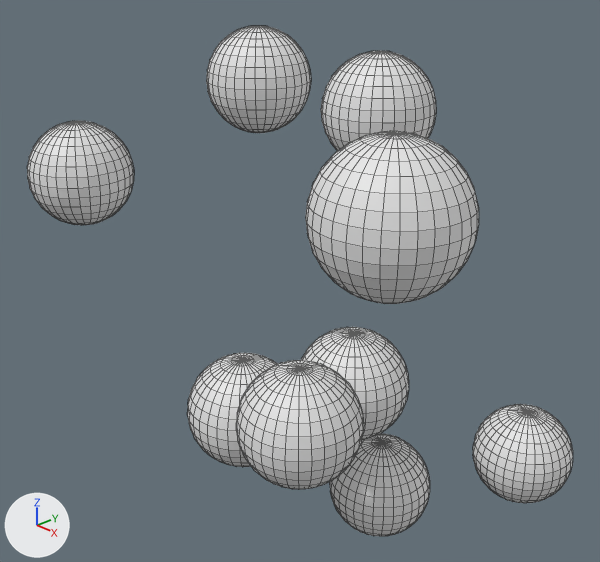
A saved change to the Blender file BlenderVisualizations/dustAnimator.blend.
Both versions are drawn from a 50 mm lens placed at (8.99, -9.04, 6.51), pointed at (-1.44, 0.93, 0.18). Arrows for +X, +Y and +Z are at lower left; the lights stay in place. Mesh edges are drawn as thin lines.

In view in the first picture: 'Mball.0', 'Mball.1', 'Mball.2', 'Mball.3', 'Mball.5', 'Mball.6', 'Mball.7', 'Mball.8', 'Mball.9'.
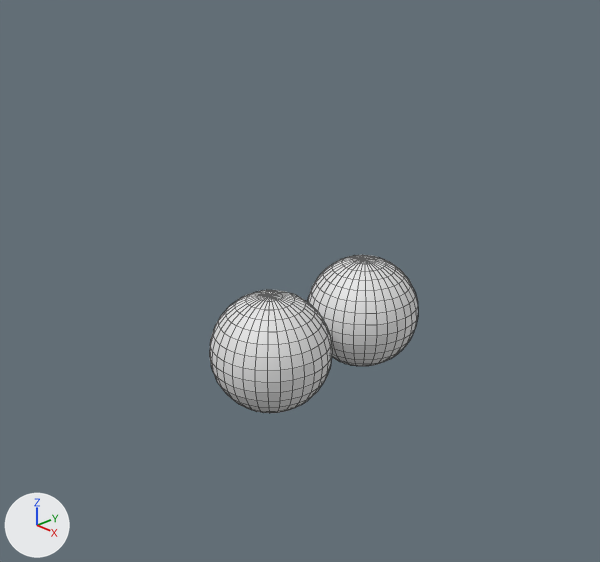
The change, as JSON lines over the scene's bpy script:
```json
{"op": "set", "path": "ob_mball_0.location", "old": "(0.39, 0.46, -1.08)", "new": "(0.0, 1.1, 0.0)"}
{"op": "set", "path": "ob_mball_1.location", "old": "(0.98, -1.39, -0.8)", "new": "(0.0, -1.1, 0.0)"}
{"op": "set", "path": "ob_mball_2.location", "old": "(-0.82, -1.04, -1.51)", "new": "(2.1, 0.98, 0.0)"}
{"op": "add", "block": "ob_mball_2", "code": "ob_mball_2.hide_viewport = True"}
{"op": "set", "path": "ob_mball_3.location", "old": "(-0.55, 1.97, 3.39)", "new": "(2.1, -0.98, 0.0)"}
{"op": "add", "block": "ob_mball_3", "code": "ob_mball_3.hide_viewport = True"}
{"op": "set", "path": "ob_mball_5.location", "old": "(0.23, 1.54, -3.92)", "new": "(2.31, -1.34, 0.32)"}
{"op": "add", "block": "ob_mball_5", "code": "ob_mball_5.hide_viewport = True"}
{"op": "set", "path": "ob_mball_6.location", "old": "(3.09, -1.92, 3.28)", "new": "(4.33, 1.34, -0.32)"}
{"op": "add", "block": "ob_mball_6", "code": "ob_mball_6.hide_viewport = True"}
{"op": "set", "path": "ob_mball_7.location", "old": "(-3.25, 1.56, 3.61)", "new": "(2.85, 0.15, -0.85)"}
{"op": "add", "block": "ob_mball_7", "code": "ob_mball_7.hide_viewport = True"}
{"op": "remove", "block": "ob_mball_8", "code": ["ob_mball_8 = bpy.data.objects.new('Mball.8', me_sphere_002)", "ob_mball_8.location = (-5.2, -1.32, 1.94)"]}
{"op": "remove", "block": "ob_mball_9", "code": ["ob_mball_9 = bpy.data.objects.new('Mball.9', me_sphere_002)", "ob_mball_9.location = (1.81, 4.16, -3.65)"]}
```

Changed parts and their boxes (x1, y1, x2, y2) in the pictures (600 x 562 px):
```json
{"object": "Mball.6", "change": "hidden", "before": [306, 131, 479, 304]}
{"object": "Mball.1", "change": "moved", "before": [236, 360, 364, 489], "after": [210, 290, 332, 413]}
{"object": "Mball.0", "change": "moved", "before": [301, 327, 409, 440], "after": [308, 255, 418, 366]}
{"object": "Mball.7", "change": "hidden", "before": [207, 26, 311, 133]}
{"object": "Mball.8", "change": "deleted", "before": [27, 121, 134, 225]}
{"object": "Mball.3", "change": "hidden", "before": [321, 51, 436, 151]}
{"object": "Mball.9", "change": "deleted", "before": [473, 404, 573, 503]}
{"object": "Mball.5", "change": "hidden", "before": [330, 434, 430, 536]}
{"object": "Mball.2", "change": "hidden", "before": [187, 353, 278, 467]}
```
